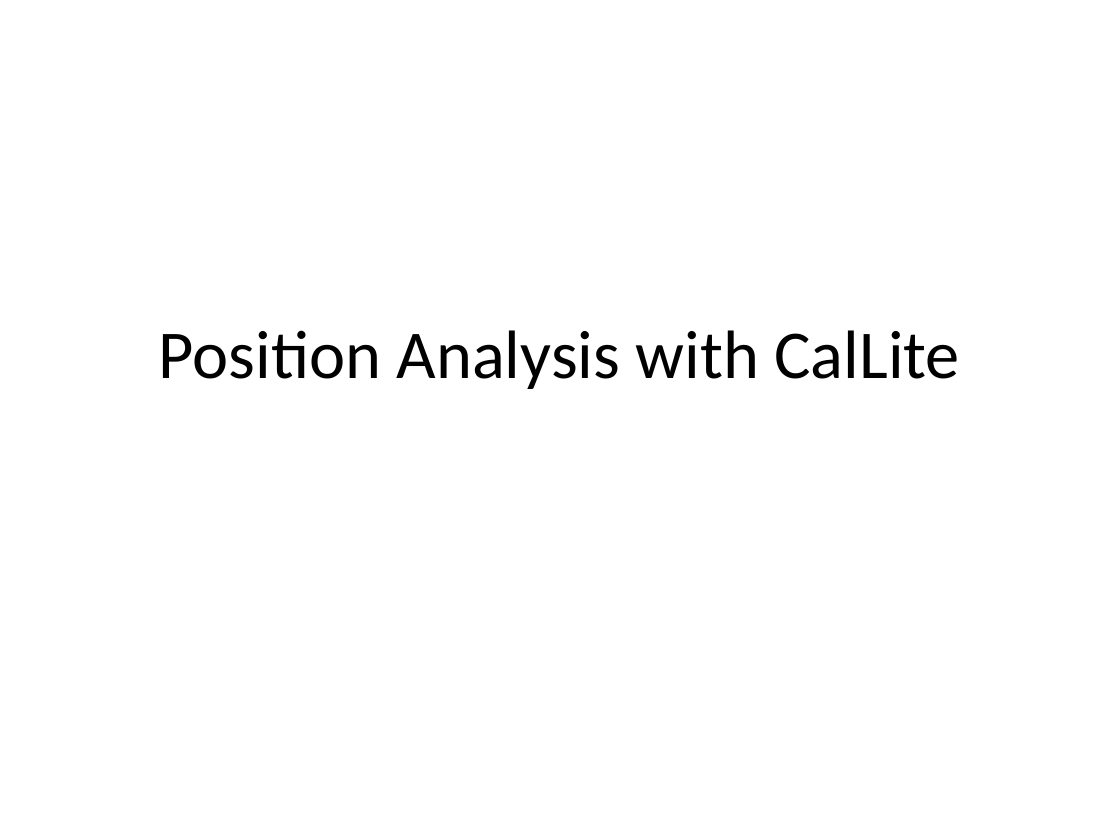
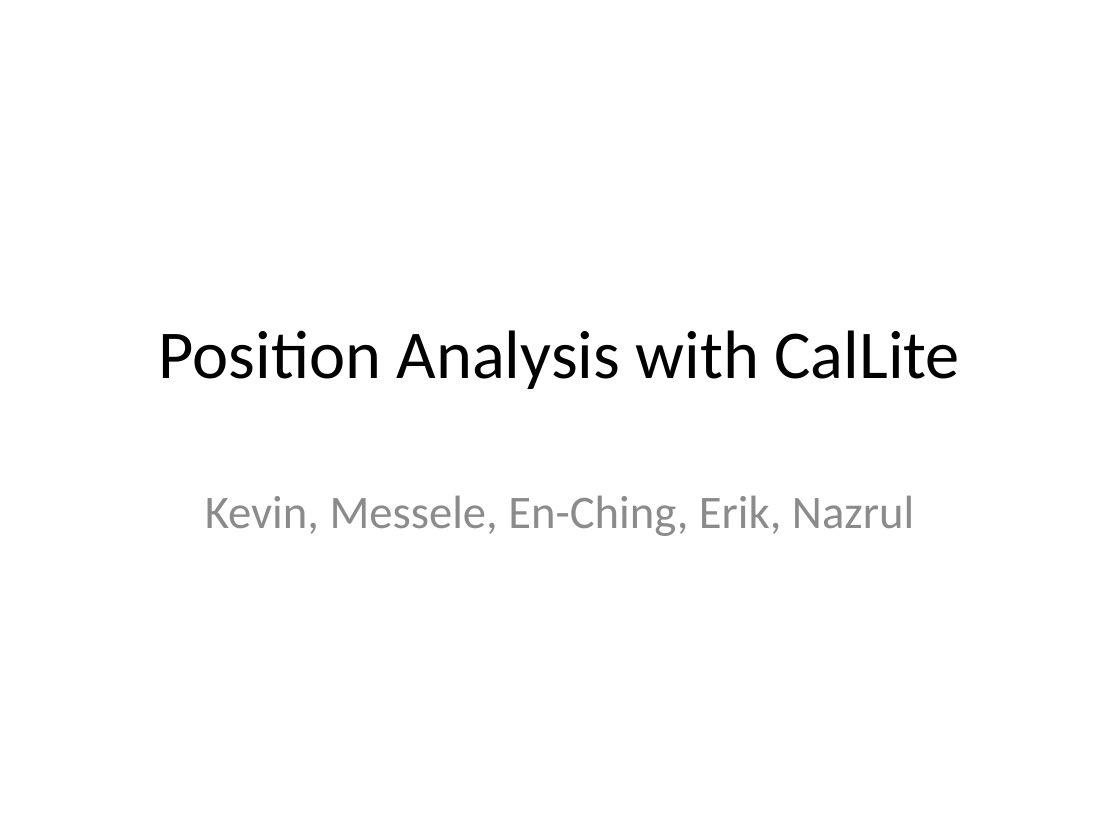
Before and after one commit to CentralValleyModeling/wrims, a slide deck: slide 1 of wrims2_vscript/doc/Position Analysis with CalLite.pptx. Drawn at 1120x840 pixels with LibreOffice and Linux fonts; fonts in the diff are those of the drawing. Boxes give left, top, right and bottom in pixels: in the first picture for what was removed or moved away, otherwise in the second. Text is boxed around its words. In the diff, an @@ line names an element or a change of style, - is before the commit and + after.

```diff
--- a/wrims2_vscript/doc/Position Analysis with CalLite.pptx
+++ b/wrims2_vscript/doc/Position Analysis with CalLite.pptx
@@ subtitle added at (205, 495, 914, 536), 30 pt, text #8C8C8C @@
+Kevin, Messele, En-Ching, Erik, Nazrul
```
Also in this commit, not shown: 1 other slide changed, 10 slides added.
